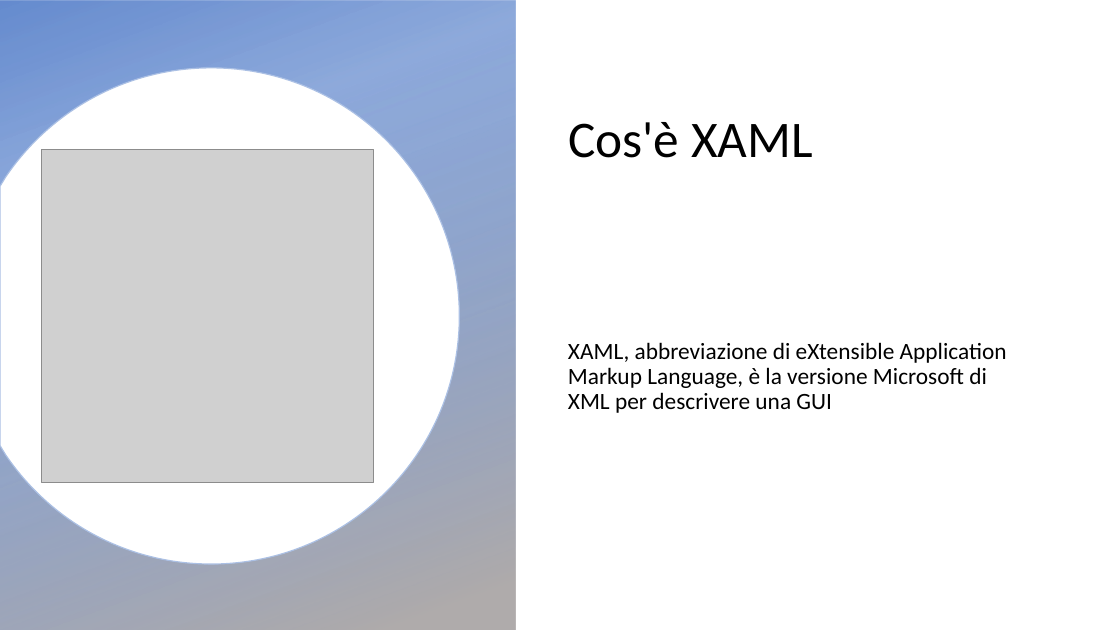
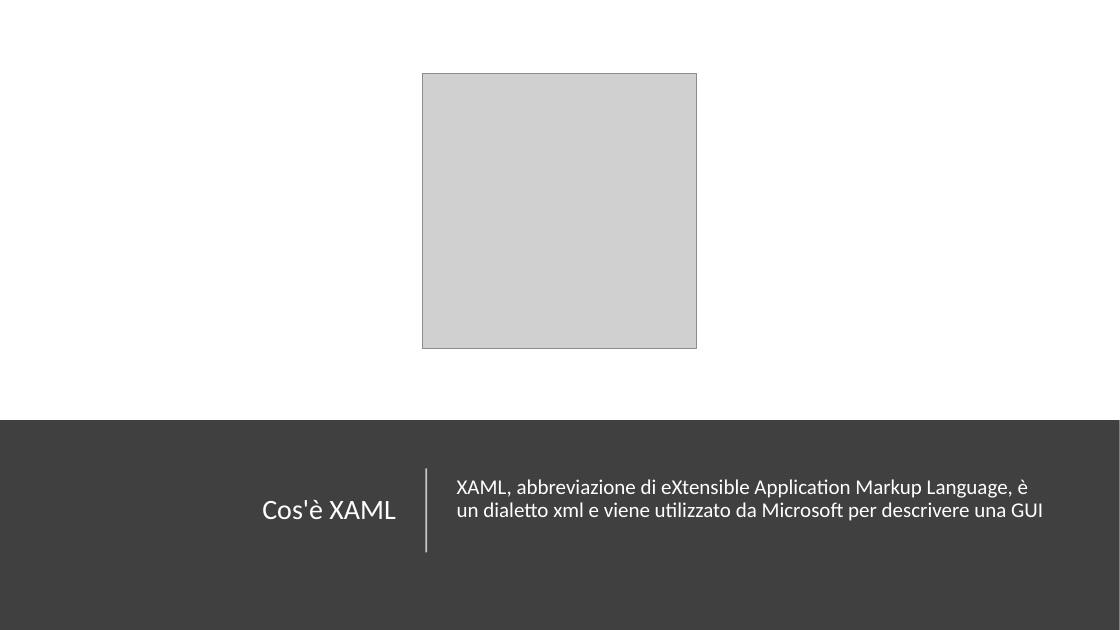
Before and after one commit to danieleromanazzi/wpf-tutorial, a slide deck: slide 24 of wpf-tutorial.pptx (slide 16 before the commit). Drawn at 1120x630 pixels with LibreOffice and Linux fonts; fonts in the diff are those of the drawing; grey boxes stand for pictures; background and template pictures are left out. Boxes give left, top, right and bottom in pixels: in the first picture for what was removed or moved away, otherwise in the second. Text is boxed around its words. In the diff, an @@ line names an element or a change of style, - is before the commit and + after.

```diff
--- a/wpf-tutorial.pptx
+++ b/wpf-tutorial.pptx
@@ rectangle removed at (0, 0, 516, 630) @@
@@ freeform shape removed at (0, 68, 460, 565) @@
@@ picture: place and size @@
-picture at (41, 150, 374, 482)
+picture at (423, 74, 697, 349)
@@ rectangle added at (0, 420, 1120, 630), fill #404040 @@
@@ title "Cos'è XAML": place and size @@
-title "Cos'è XAML" at (568, 122, 813, 158)
+title "Cos'è XAML" at (262, 500, 395, 519)
@@ title "Cos'è XAML" at (262, 500, 395, 519): size 44 to 24 pt, text colour #000000 to #FFFFFF; alignment left to right @@
@@ line added from (426, 553) to (426, 469), #FFFFFF 1.5 pt @@
@@ text at (457, 479, 1043, 521): text changed; size 20 to 18 pt; text colour #000000 to #FFFFFF @@
-XAML, abbreviazione di eXtensible Application Markup Language, è la versione Microsoft di XML per descrivere una GUI
+XAML, abbreviazione di eXtensible Application Markup Language, è un dialetto xml e viene utilizzato da Microsoft per descrivere una GUI
```
Also in this commit, not shown: 16 other slides changed, 57 slides added, 4 slides removed, 3 other files.
